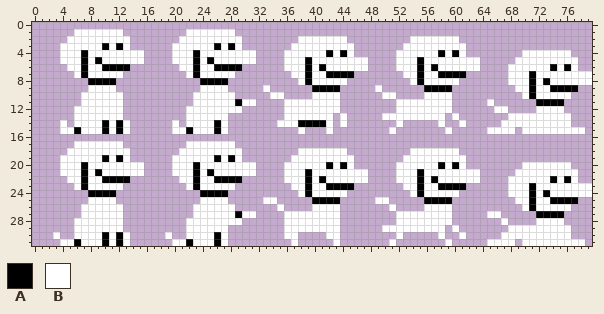
Two versions of one sprite sheet, src/store/masza/masza.png. Above, as it was before the edit.
The file is 80x32 pixels.
Palette (. is transparent): A #000000  B #ffffff
Pixels before, first column x 3:
 1 ...BBBBBBB.........BBBBBBB...................................................
 2 ..BBBBBBBBB.......BBBBBBBBB........BBBBBBB.........BBBBBBB...................
 3 .BBBBBBABAB......BBBBBBABAB.......BBBBBBBBB.......BBBBBBBBB..................
 4 .BBBABBBBBBBB....BBBABBBBBBBB....BBBBBBABAB......BBBBBBABAB........BBBBBBB...
 5 .BBBABABBBBBB....BBBABABBBBBB....BBBABBBBBBBB....BBBABBBBBBBB.....BBBBBBBBB..
 6 ..BBABBAAAA.......BBABBAAAA......BBBABABBBBBB....BBBABABBBBBB....BBBBBBABAB..
 7 ...BABBBBB.........BABBBBB........BBABBAAAA.......BBABBAAAA......BBBABBBBBBBB
 8 .....AAAA............AAAA..........BABBBBB.........BABBBBB.......BBBABABBBBBB
 9 .....BBBB............BBBB.....B......AAAA.....B......AAAA.........BBABBAAAA..
10 ....BBBBBB..........BBBBBB.....BB....BBBB......BB....BBBB..........BABBBBB...
11 ....BBBBBB..........BBBBBBABB....BBBBBBBB........BBBBBBBB.....B......AAAA....
12 ...BBBBBBB.........BBBBBBBB......BBBBBBBB........BBBBBBBB......BB....BBBB....
13 ...BBBBBBB.........BBBBBB........BBBBBBB.B.....BBBBBBBBB.B.......BBBBBBBBB...
14 .B.BBBBABAB......B.BBBBAB.......BBBAAAAB.B.......B.....B..B.....BBBBBBBBBB...
15 .BBABBBABAB......BBABBBAB..........B...B........B.......B.....BBBB.BBBBBBBBB.
16 .............................................................................
17 ...BBBBBBB.........BBBBBBB...................................................
18 ..BBBBBBBBB.......BBBBBBBBB........BBBBBBB.........BBBBBBB...................
19 .BBBBBBABAB......BBBBBBABAB.......BBBBBBBBB.......BBBBBBBBB..................
20 .BBBABBBBBBBB....BBBABBBBBBBB....BBBBBBABAB......BBBBBBABAB........BBBBBBB...
21 .BBBABABBBBBB....BBBABABBBBBB....BBBABBBBBBBB....BBBABBBBBBBB.....BBBBBBBBB..
22 ..BBABBAAAA.......BBABBAAAA......BBBABABBBBBB....BBBABABBBBBB....BBBBBBABAB..
23 ...BABBBBB.........BABBBBB........BBABBAAAA.......BBABBAAAA......BBBABBBBBBBB
24 .....AAAA............AAAA..........BABBBBB.........BABBBBB.......BBBABABBBBBB
25 .....BBBB............BBBB.....BB.....AAAA.....BB.....AAAA.........BBABBAAAA..
26 ....BBBBBB..........BBBBBB......B....BBBB.......B....BBBB..........BABBBBB...
27 ....BBBBBB..........BBBBBBABB....BBBBBBBB........BBBBBBBB.....BB.....AAAA....
28 ...BBBBBBB.........BBBBBBBB......BBBBBBBB........BBBBBBBB.......B....BBBB....
29 ...BBBBBBB.........BBBBBB........BBBBBBBB......BBBBBBBBB.B.......BBBBBBBBB...
30 B..BBBBABAB.....B..BBBBAB........BB....BB........B.....B..B.....BBBBBBBBBB...
31 .BBABBBABAB......BBABBBAB.........B.....B.......B.......B.....BBBB.BBBBBBBBB.
Once edited:
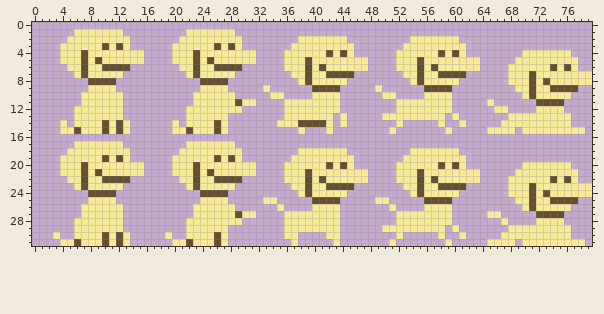
What changed:
colour A: #000000 -> #684e32
colour B: #ffffff -> #f9ea9a
